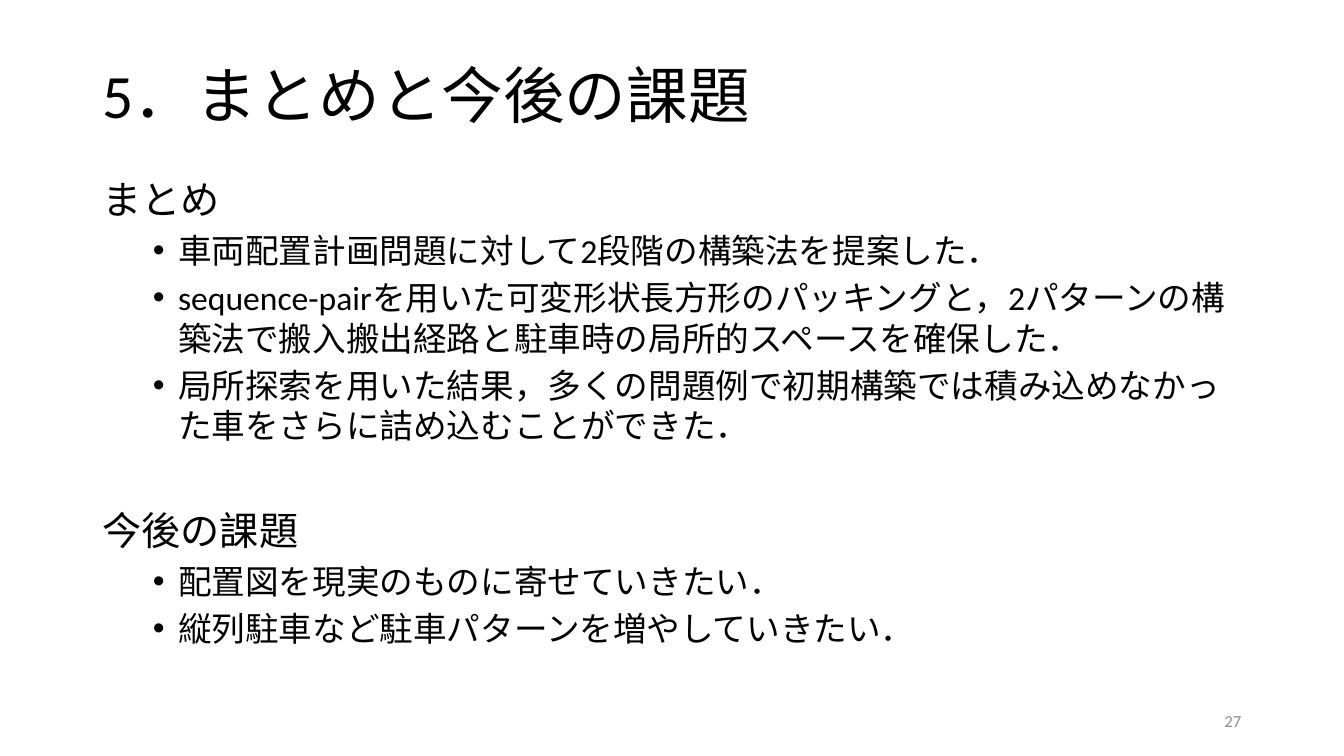
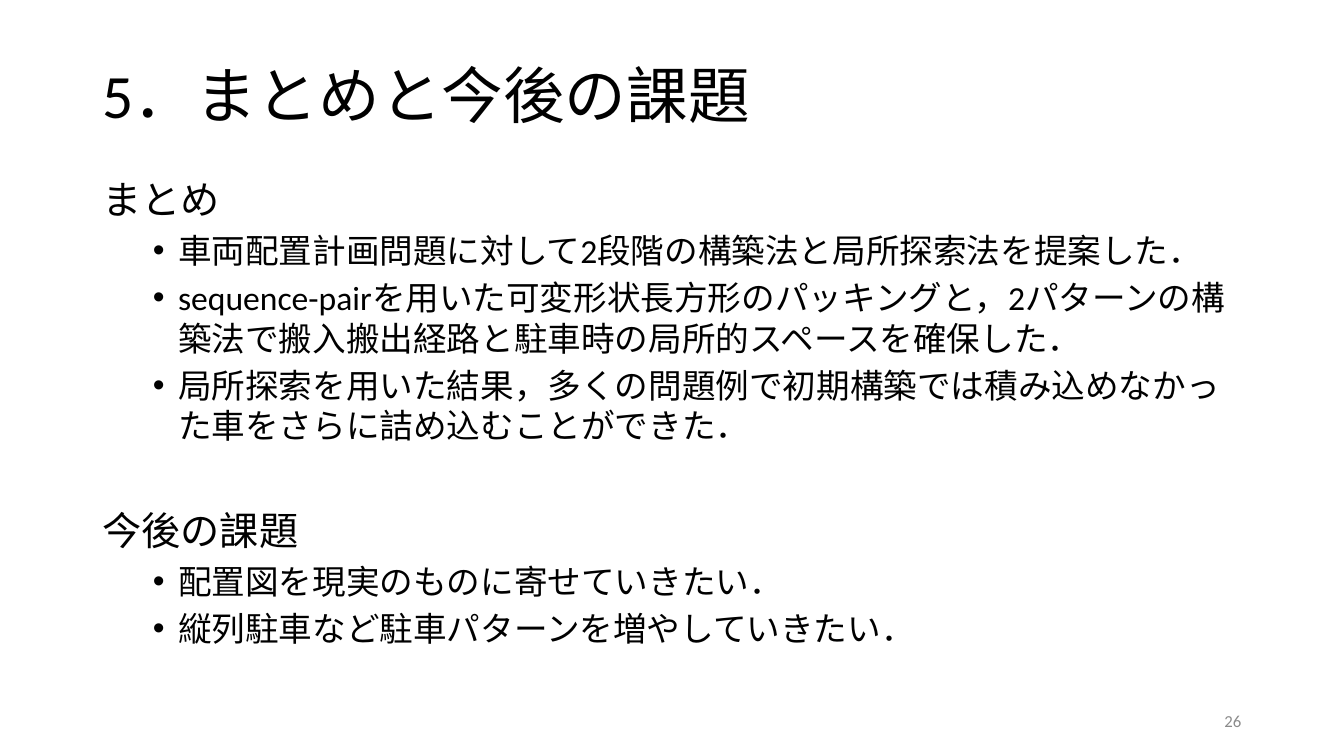
Before and after one commit to r-kurosu/kline, a slide deck: slide 26 of 卒論発表用スライド.pptx (slide 27 before the commit). Drawn at 1344x756 pixels with LibreOffice and Linux fonts; fonts in the diff are those of the drawing. Boxes give left, top, right and bottom in pixels: in the first picture for what was removed or moved away, otherwise in the second. Text is boxed around its words. In the diff, an @@ line names an element or a change of style, - is before the commit and + after.

Commit message:
今度こそ完成？
少しhide slideで隠している

```diff
--- a/卒論発表用スライド.pptx
+++ b/卒論発表用スライド.pptx
@@ text at box(178, 234, 1202, 266): text changed @@
-  • 車両配置計画問題に対して2段階の構築法を提案した．
+  • 車両配置計画問題に対して2段階の構築法と局所探索法を提案した．
@@ page number at box(1224, 716, 1241, 727): text changed @@
-27
+26
```
Also in this commit, not shown: 7 other slides changed, 1 slide removed, 1 other file.
